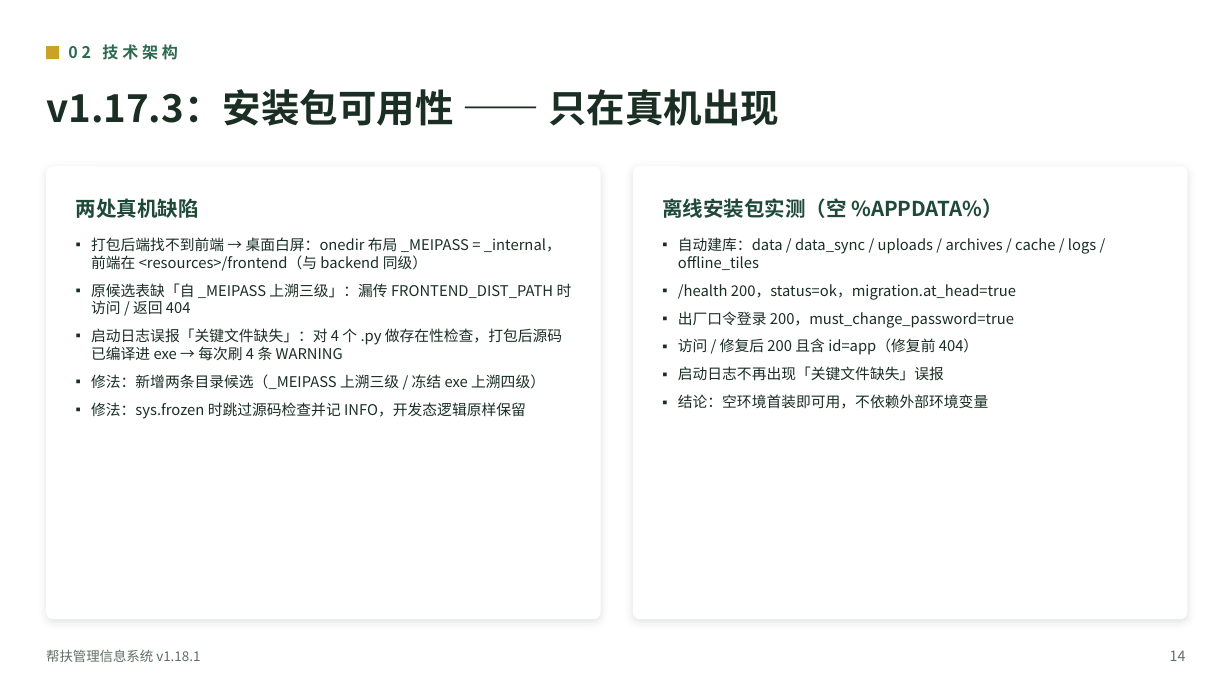
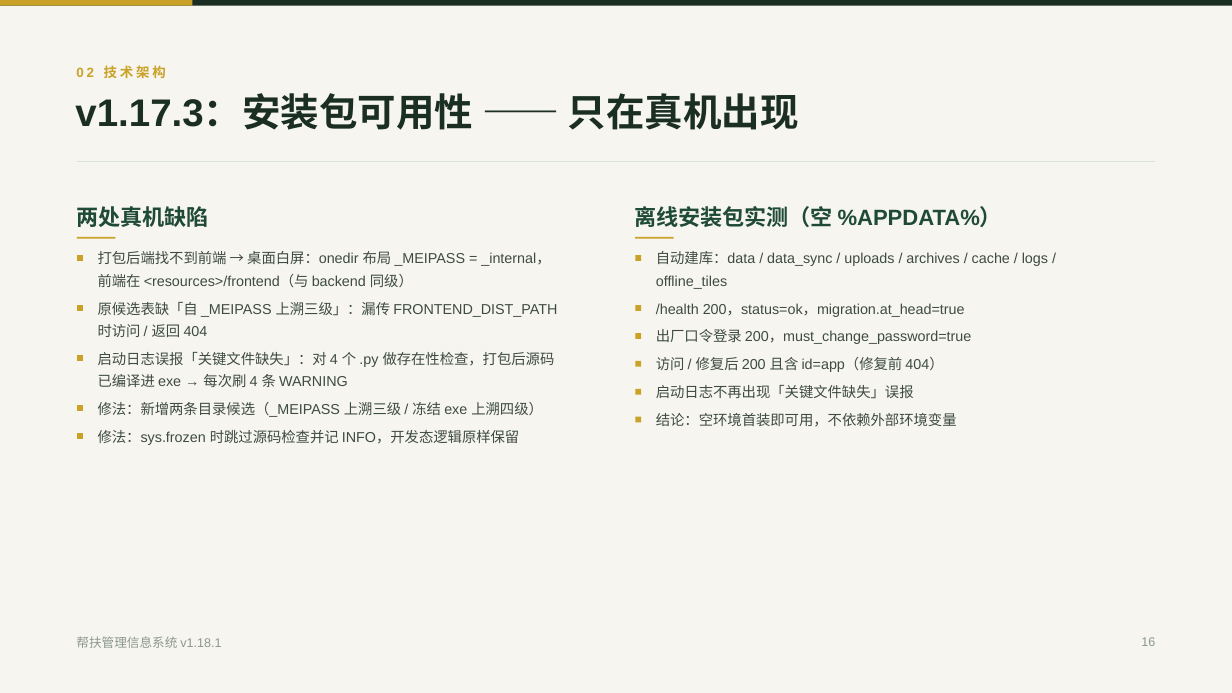
Before and after one commit to lzh745200/MRRS, a slide deck: slide 16 of docs/帮扶管理信息系统介绍.pptx. Drawn at 1232x693 pixels with LibreOffice and Linux fonts; fonts in the diff are those of the drawing. Boxes give left, top, right and bottom in pixels: in the first picture for what was removed or moved away, otherwise in the second. Text is boxed around its words. In the diff, an @@ line names an element or a change of style, - is before the commit and + after.

```diff
--- a/docs/帮扶管理信息系统介绍.pptx
+++ b/docs/帮扶管理信息系统介绍.pptx
@@ background #FFFFFF to #F7F5EF @@
@@ rectangle added at bbox=[0, 0, 1232, 6], fill #1A2E24 @@
@@ rectangle added at bbox=[0, 0, 192, 6], fill #C9A227 @@
@@ rectangle removed at bbox=[46, 46, 59, 59] @@
@@ text "v1.17.3：安装包可用性 —— 只在真机出现": place and size @@
-text "v1.17.3：安装包可用性 —— 只在真机出现" at bbox=[46, 89, 779, 126]
+text "v1.17.3：安装包可用性 —— 只在真机出现" at bbox=[75, 93, 799, 130]
@@ text "v1.17.3：安装包可用性 —— 只在真机出现" at bbox=[75, 93, 799, 130]: font Noto Sans CJK SC to Arial; vertical alignment middle to top @@
@@ text "02 技术架构": place and size @@
-text "02 技术架构" at bbox=[68, 44, 178, 60]
+text "02 技术架构" at bbox=[76, 65, 166, 79]
@@ text "02 技术架构" at bbox=[76, 65, 166, 79]: size 12.5 to 10.5 pt, font Noto Sans CJK SC to Arial, text colour #2D6A4F to #C9A227, letter spacing 3 to 2.2 pt; vertical alignment middle to top @@
@@ rounded rectangle removed at bbox=[46, 166, 601, 619] @@
@@ freeform shape added at bbox=[77, 162, 1155, 163], outline #D7E2DB 0.75 pt @@
@@ rounded rectangle removed at bbox=[633, 166, 1188, 619] @@
@@ text "两处真机缺陷" at bbox=[76, 206, 208, 227]: size 16 to 17.2 pt, font Noto Sans CJK SC to Arial; vertical alignment middle to top @@
@@ text "两处真机缺陷": place and size @@
-text "两处真机缺陷" at bbox=[76, 198, 199, 218]
+text "两处真机缺陷" at bbox=[76, 206, 208, 227]
@@ text "离线安装包实测（空 %APPDATA%）": place and size @@
-text "离线安装包实测（空 %APPDATA%）" at bbox=[662, 198, 1002, 218]
+text "离线安装包实测（空 %APPDATA%）" at bbox=[634, 206, 1002, 227]
@@ text "离线安装包实测（空 %APPDATA%）" at bbox=[634, 206, 1002, 227]: size 16 to 17.2 pt, font Noto Sans CJK SC to Arial; vertical alignment middle to top @@
@@ text removed at bbox=[91, 237, 572, 419] @@
-▪ 打包后端找不到前端 → 桌面白屏：onedir 布局 _MEIPASS = _internal，前端在 <resources>/frontend（与 backend 同级）
-▪ 原候选表缺「自 _MEIPASS 上溯三级」：漏传 FRONTEND_DIST_PATH 时访问 / 返回 404
-▪ 启动日志误报「关键文件缺失」：对 4 个 .py 做存在性检查，打包后源码已编译进 exe → 每次刷 4 条 WARNING
-▪ 修法：新增两条目录候选（_MEIPASS 上溯三级 / 冻结 exe 上溯四级）
-▪ 修法：sys.frozen 时跳过源码检查并记 INFO，开发态逻辑原样保留
@@ text removed at bbox=[678, 237, 1096, 409] @@
-▪ 自动建库：data / data_sync / uploads / archives / cache / logs / offline_tiles
-▪ /health 200，status=ok，migration.at_head=true
-▪ 出厂口令登录 200，must_change_password=true
-▪ 访问 / 修复后 200 且含 id=app（修复前 404）
-▪ 启动日志不再出现「关键文件缺失」误报
-▪ 结论：空环境首装即可用，不依赖外部环境变量
@@ group added at bbox=[77, 237, 1048, 445]: 15 texts, 13 rectangles @@
+打包后端找不到前端 → 桌面白屏：onedir 布局 _MEIPASS = _internal，
+前端在 <resources>/frontend（与 backend 同级）
+原候选表缺「自 _MEIPASS 上溯三级」：漏传 FRONTEND_DIST_PATH
+时访问 / 返回 404
+启动日志误报「关键文件缺失」：对 4 个 .py 做存在性检查，打包后源码
+已编译进 exe → 每次刷 4 条 WARNING
+修法：新增两条目录候选（_MEIPASS 上溯三级 / 冻结 exe 上溯四级）
+修法：sys.frozen 时跳过源码检查并记 INFO，开发态逻辑原样保留
+自动建库：data / data_sync / uploads / archives / cache / logs /
+offline_tiles
+/health 200，status=ok，migration.at_head=true
+出厂口令登录 200，must_change_password=true
+访问 / 修复后 200 且含 id=app（修复前 404）
+启动日志不再出现「关键文件缺失」误报
+结论：空环境首装即可用，不依赖外部环境变量
@@ text "帮扶管理信息系统 v1.18.1": place and size @@
-text "帮扶管理信息系统 v1.18.1" at bbox=[46, 649, 200, 662]
+text "帮扶管理信息系统 v1.18.1" at bbox=[76, 636, 221, 648]
@@ text "帮扶管理信息系统 v1.18.1" at bbox=[76, 636, 221, 648]: size 10.5 to 9.8 pt, font Noto Sans CJK SC to Arial, text colour #5F6F66 to #8A9790; vertical alignment middle to top @@
@@ text added at bbox=[1141, 637, 1155, 646], 9.8 pt, text #8A9790 @@
+16
@@ text removed at bbox=[1170, 650, 1186, 661] @@
-14
```
Also in this commit, not shown: 54 other slides changed, 1 other file.
